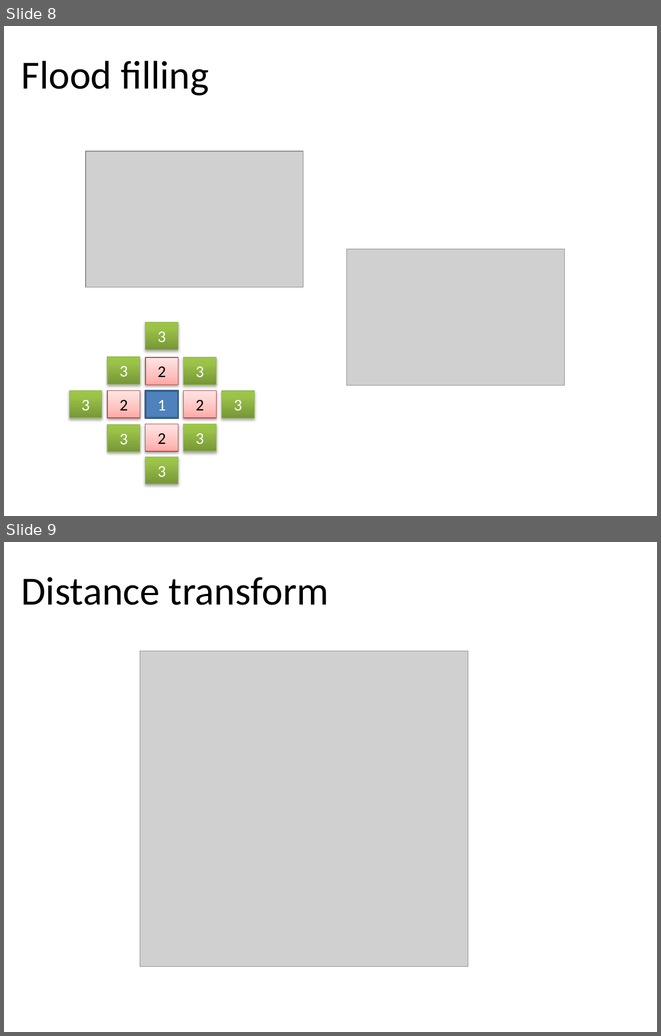
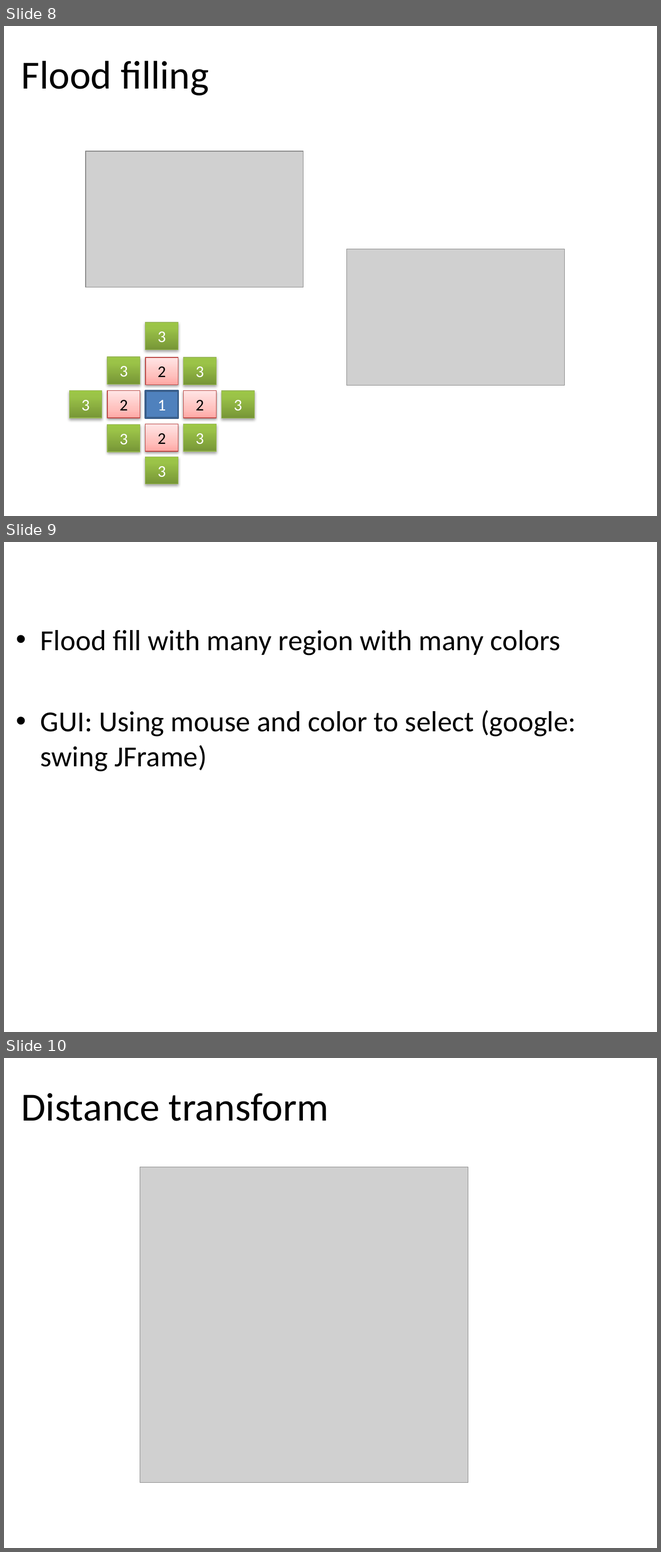
Before and after one commit to tutrunghieu/dsa-2017-java-tutorial, a slide deck: dsa2017-java-online/data-day02/Lecture 02 - Chapter 04 - Stack _ Queue.pptx. Shown one above the other, each under a label of ours: slides 8 and 9 before the commit, slides 8, 9 and 10 after it. The pictures are 661x1036 and 661x1552 pixels, drawn with LibreOffice and Linux fonts; fonts in the diff are those of the drawing; grey boxes stand for pictures. Boxes give left, top, right and bottom in pixels: in the first picture for what was removed or moved away, otherwise in the second. Text is boxed around its words. In the diff, an @@ line names an element or a change of style, - is before the commit and + after.

```diff
--- a/dsa2017-java-online/data-day02/Lecture 02 - Chapter 04 - Stack _ Queue.pptx
+++ b/dsa2017-java-online/data-day02/Lecture 02 - Chapter 04 - Stack _ Queue.pptx
@@ slide 9 added at (x1=4, y1=542, x2=657, y2=1032), background #FFFFFF @@
@@ text added at (x1=41, y1=630, x2=576, y2=771), 32 pt, text #000000 @@
+• Flood fill with many region with many colors
+• GUI: Using mouse and color to select (google: swing JFrame)
@@ what was slide 9 is now slide 10 @@
```
Also in this commit, not shown: 3 other files.
